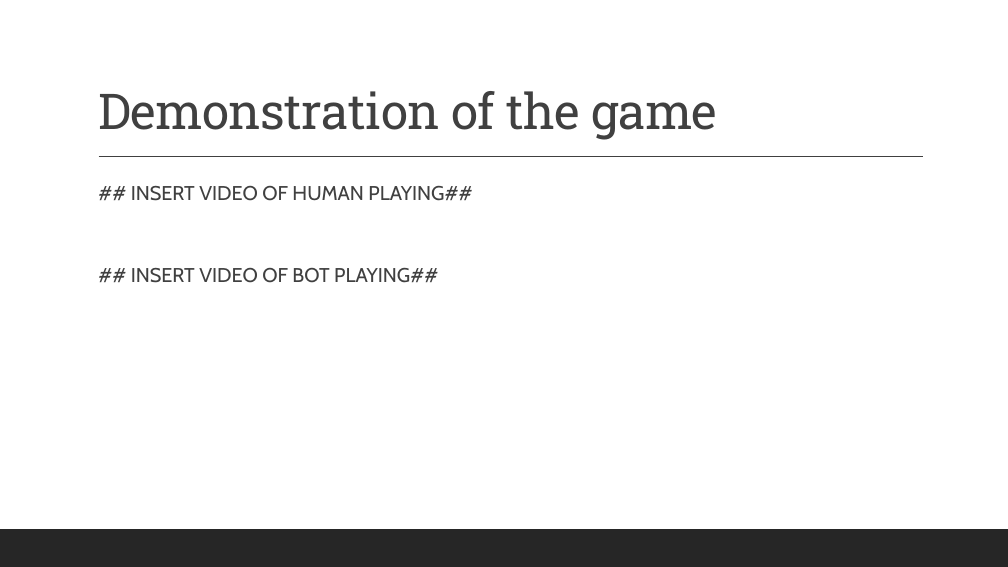
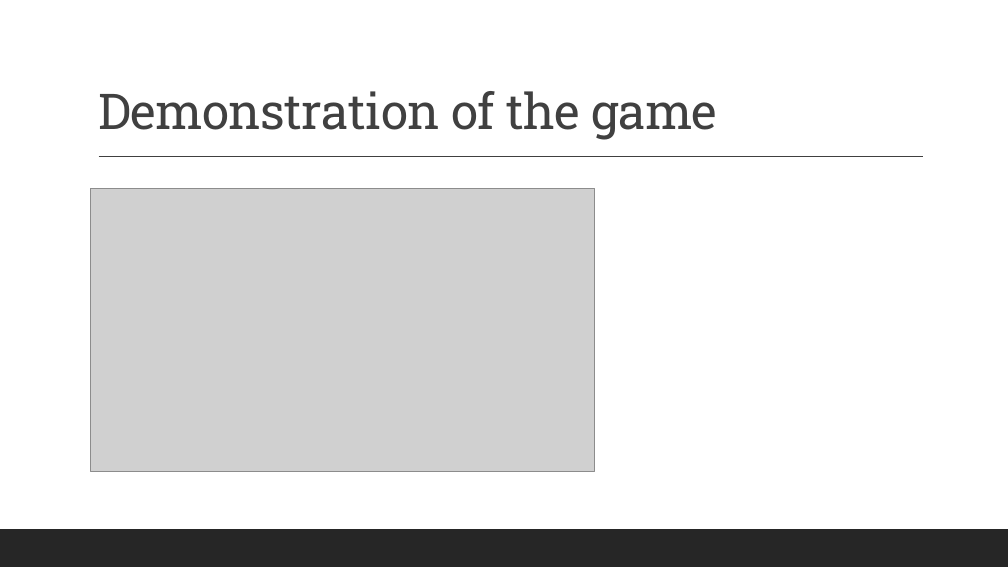
Before and after one commit to renesteeman/Project1-2_Group4, a slide deck: slide 16 of Crazy Putting phase 2.pptx. Drawn at 1008x567 pixels with LibreOffice and Linux fonts; fonts in the diff are those of the drawing; grey boxes stand for pictures. Boxes give left, top, right and bottom in pixels: in the first picture for what was removed or moved away, otherwise in the second. Text is boxed around its words. In the diff, an @@ line names an element or a change of style, - is before the commit and + after.

Commit message:
Human demo working, this is RC1

```diff
--- a/Crazy Putting phase 2.pptx
+++ b/Crazy Putting phase 2.pptx
@@ picture added at <box>91,188,595,472</box> @@
@@ text removed at <box>131,186,472,283</box> @@
-  ## INSERT VIDEO OF HUMAN PLAYING##
-  ## INSERT VIDEO OF BOT PLAYING##
```
Also in this commit, not shown: 3 other files.
